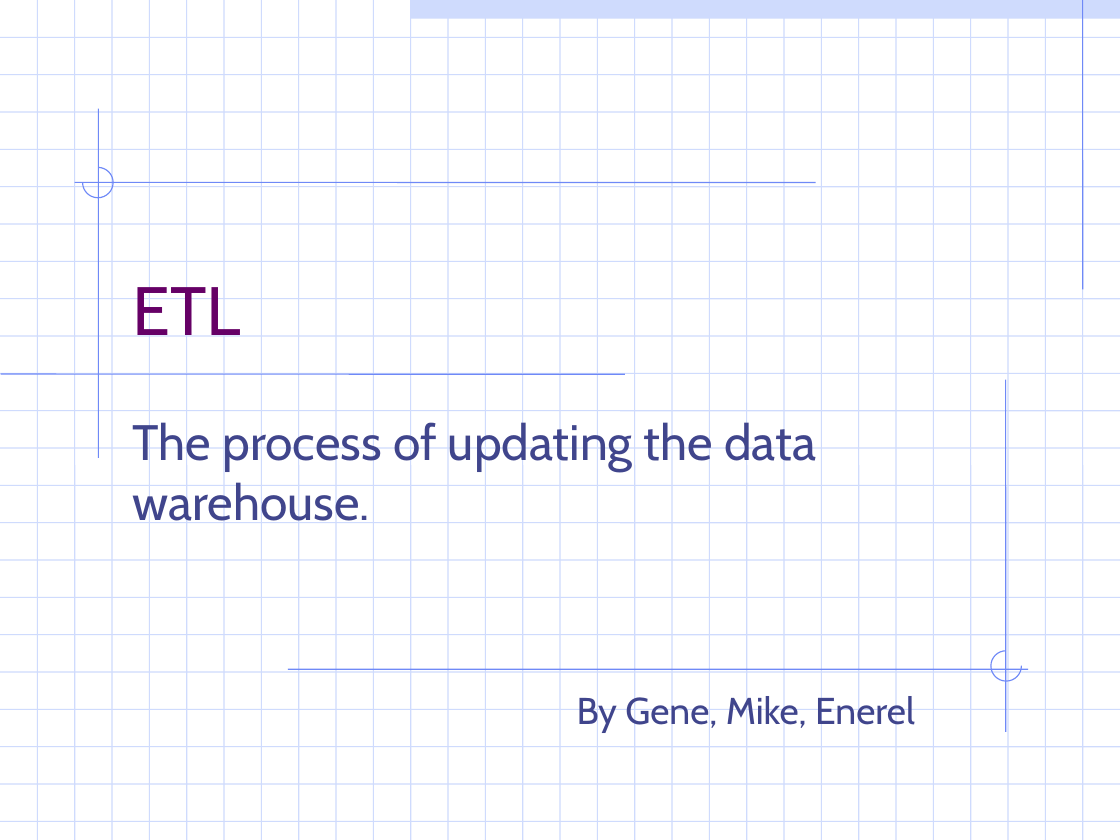
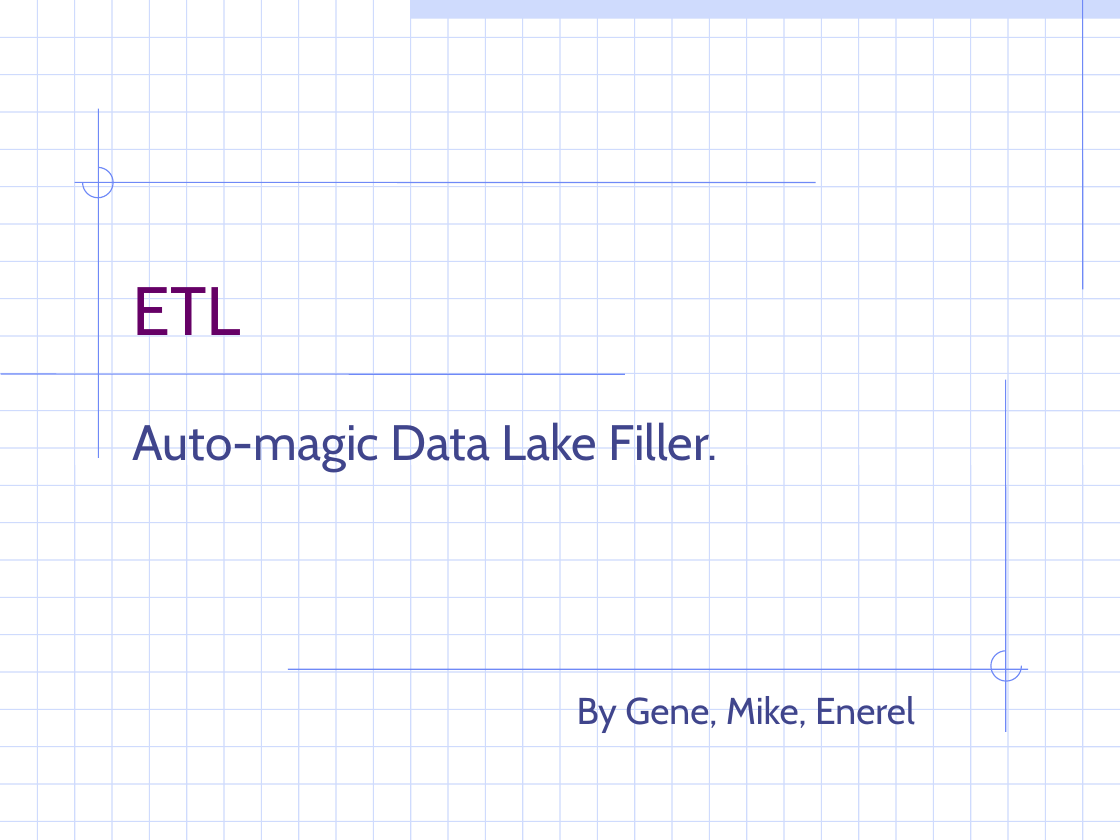
Before and after one commit to vabigdatamover/dream-team, a slide deck: slide 1 of Project_Two/ETL_project.ppt. Drawn at 1120x840 pixels with LibreOffice and Linux fonts; fonts in the diff are those of the drawing. Boxes give left, top, right and bottom in pixels: in the first picture for what was removed or moved away, otherwise in the second. Text is boxed around its words. In the diff, an @@ line names an element or a change of style, - is before the commit and + after.

```diff
--- a/Project_Two/ETL_project.ppt
+++ b/Project_Two/ETL_project.ppt
@@ subtitle at (x1=133, y1=419, x2=718, y2=471): text changed @@
-The process of updating the data warehouse.
+Auto-magic Data Lake Filler.
```
Also in this commit, not shown: 5 other slides changed, 1 slide added, 2 other files.
